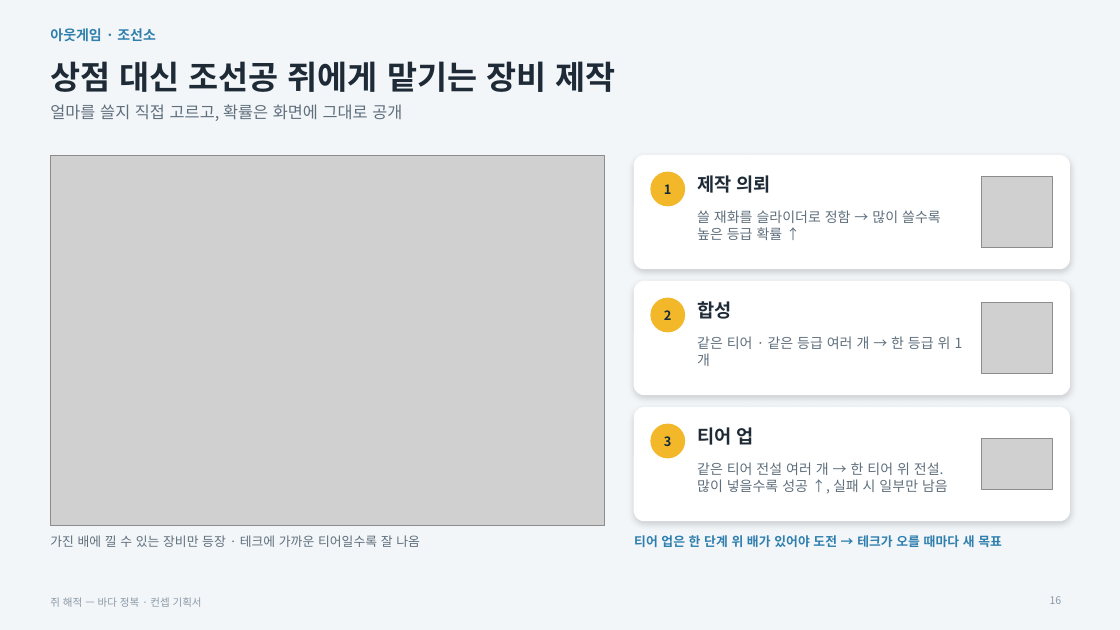
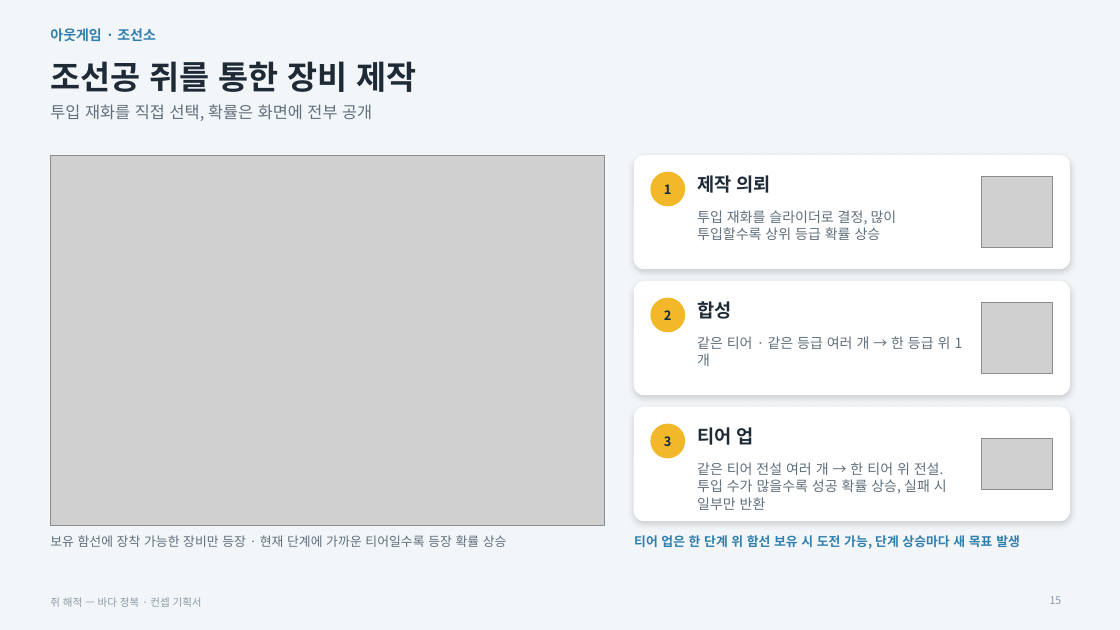
Before and after one commit to inory16351/RatPlain, a slide deck: slide 15 of Pirat_Plan/쥐해적_컨셉기획서.pptx (slide 16 before the commit). Drawn at 1120x630 pixels with LibreOffice and Linux fonts; fonts in the diff are those of the drawing; grey boxes stand for pictures. Boxes give left, top, right and bottom in pixels: in the first picture for what was removed or moved away, otherwise in the second. Text is boxed around its words. In the diff, an @@ line names an element or a change of style, - is before the commit and + after.

```diff
--- a/Pirat_Plan/쥐해적_컨셉기획서.pptx
+++ b/Pirat_Plan/쥐해적_컨셉기획서.pptx
@@ title at [50,61,417,92]: text changed @@
-상점 대신 조선공 쥐에게 맡기는 장비 제작
+조선공 쥐를 통한 장비 제작
@@ text at [50,104,372,121]: text changed @@
-얼마를 쓸지 직접 고르고, 확률은 화면에 그대로 공개
+투입 재화를 직접 선택, 확률은 화면에 전부 공개
@@ text at [697,210,897,240]: text changed @@
-쓸 재화를 슬라이더로 정함 → 많이 쓸수록 높은 등급 확률 ↑
+투입 재화를 슬라이더로 결정, 많이 투입할수록 상위 등급 확률 상승
@@ text at [697,462,947,510]: text changed @@
-같은 티어 전설 여러 개 → 한 티어 위 전설. 많이 넣을수록 성공 ↑, 실패 시 일부만 남음
+같은 티어 전설 여러 개 → 한 티어 위 전설. 투입 수가 많을수록 성공 확률 상승, 실패 시 일부만 반환
@@ text at [50,535,507,547]: text changed @@
-가진 배에 낄 수 있는 장비만 등장 · 테크에 가까운 티어일수록 잘 나옴
+보유 함선에 장착 가능한 장비만 등장 · 현재 단계에 가까운 티어일수록 등장 확률 상승
@@ text at [634,535,1020,549]: text changed @@
-티어 업은 한 단계 위 배가 있어야 도전 → 테크가 오를 때마다 새 목표
+티어 업은 한 단계 위 함선 보유 시 도전 가능, 단계 상승마다 새 목표 발생
```
Also in this commit, not shown: 16 other slides changed, 1 slide removed, 1 other file.
